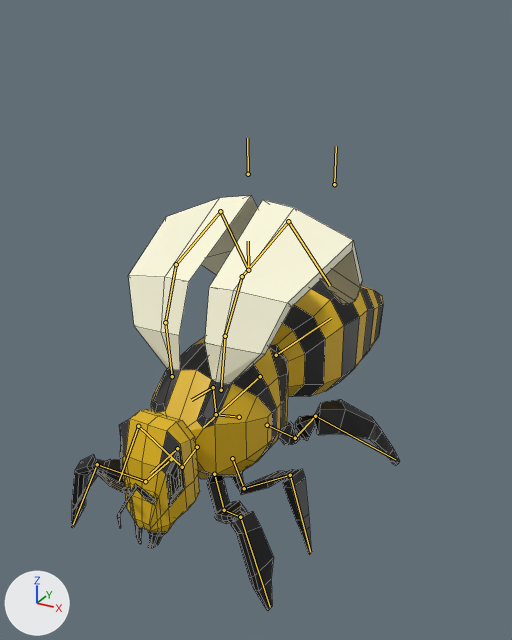
The Blender file assets/workerBee.blend, before and after one commit.
One viewpoint serves both versions: a 50 mm lens placed at (3.86, -6.19, 5.66), pointed at (-0.01, 0.84, 2.14). Arrows for +X, +Y and +Z are at lower left; the lights stay in place. The bones that bend it are drawn over the model as lines. Mesh edges are drawn as thin lines.

Names of what the first picture shows: 'HoneyBee'.
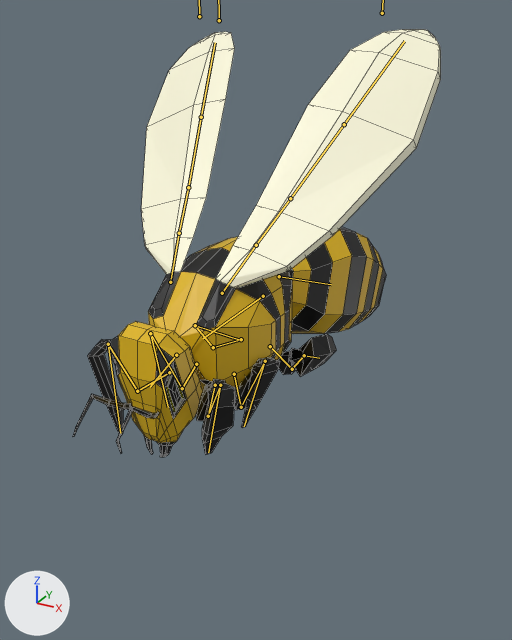
The newer file adds an action. The first version stands in its rest pose; the second is drawn at frame 1 of the action 'Fly-loop'.

What changed in the scene script:
```text
Change bone_root:
    where bone_root = bpy.data.objects['Armature'].pose.bones['Root']
    bone_root.location: (0.0, 0.0, 0.0) -> (0.0, -0.077, 1.095)
Change bone_thorax:
    where bone_thorax = bpy.data.objects['Armature'].pose.bones['Thorax']  # child of 'Root'
    bone_thorax.rotation_quaternion: (1.0, 0.0, 0.0, 0.0) -> (0.99, 0.143, 0.0, 0.0)  # degrees (0, 0, 0) -> degrees (16, 0, 0)
Change bone_head:
    where bone_head = bpy.data.objects['Armature'].pose.bones['Head']  # child of 'Root'
    bone_head.rotation_quaternion: (1.0, 0.0, 0.0, 0.0) -> (0.991, -0.131, 0.0, 0.0)  # degrees (0, 0, 0) -> degrees (-15, 0, 0)
Change bone_ikpole_l_001:
    where bone_ikpole_l_001 = bpy.data.objects['Armature'].pose.bones['IKPole.L.001']
    bone_ikpole_l_001.location: (0.0, 0.0, 0.0) -> (0.0, 0.147, 0.229)
Change bone_iktarget_l_001:
    where bone_iktarget_l_001 = bpy.data.objects['Armature'].pose.bones['IKTarget.L.001']
    bone_iktarget_l_001.location: (0.0, 0.0, 0.0) -> (-0.909, 1.397, -0.334)
Change bone_ikpole_l_002:
    where bone_ikpole_l_002 = bpy.data.objects['Armature'].pose.bones['IKPole.L.002']
    bone_ikpole_l_002.location: (0.0, 0.0, 0.0) -> (0.0, 0.009, 0.201)
Change bone_iktarget_l_002:
    where bone_iktarget_l_002 = bpy.data.objects['Armature'].pose.bones['IKTarget.L.002']
    bone_iktarget_l_002.location: (0.0, 0.0, 0.0) -> (-0.909, 1.327, -0.095)
Change bone_ikpole_l_003:
    where bone_ikpole_l_003 = bpy.data.objects['Armature'].pose.bones['IKPole.L.003']
    bone_ikpole_l_003.location: (0.0, 0.0, 0.0) -> (0.0, 0.107, -0.185)
Change bone_iktarget_l_003:
    where bone_iktarget_l_003 = bpy.data.objects['Armature'].pose.bones['IKTarget.L.003']
    bone_iktarget_l_003.location: (0.0, 0.0, 0.0) -> (-1.196, 1.214, -0.062)
Change bone_ikpole_r_001:
    where bone_ikpole_r_001 = bpy.data.objects['Armature'].pose.bones['IKPole.R.001']
    bone_ikpole_r_001.location: (0.0, 0.0, 0.0) -> (0.0, 0.242, 0.117)
Change bone_iktarget_r_001:
    where bone_iktarget_r_001 = bpy.data.objects['Armature'].pose.bones['IKTarget.R.001']
    bone_iktarget_r_001.location: (0.0, 0.0, 0.0) -> (0.728, 1.419, -0.156)
Change bone_iktarget_r_002:
    where bone_iktarget_r_002 = bpy.data.objects['Armature'].pose.bones['IKTarget.R.002']
    bone_iktarget_r_002.location: (0.0, 0.0, 0.0) -> (0.744, 1.241, -0.151)
Change bone_ikpole_r_003:
    where bone_ikpole_r_003 = bpy.data.objects['Armature'].pose.bones['IKPole.R.003']
    bone_ikpole_r_003.location: (0.0, 0.0, 0.0) -> (0.0, 0.131, -0.092)
Change bone_iktarget_r_003:
    where bone_iktarget_r_003 = bpy.data.objects['Armature'].pose.bones['IKTarget.R.003']
    bone_iktarget_r_003.location: (0.0, 0.0, 0.0) -> (0.877, 1.2, -0.06)
Change bone_ikpole_l_004:
    where bone_ikpole_l_004 = bpy.data.objects['Armature'].pose.bones['IKPole.L.004']
    bone_ikpole_l_004.location: (0.0, 0.0, 0.0) -> (0.295, 1.896, 0.354)
Change bone_iktarget_l_004:
    where bone_iktarget_l_004 = bpy.data.objects['Armature'].pose.bones['IKTarget.L.004']
    bone_iktarget_l_004.location: (0.0, 0.0, 0.0) -> (1.057, 3.14, -0.046)
Change bone_ikpole_r_004:
    where bone_ikpole_r_004 = bpy.data.objects['Armature'].pose.bones['IKPole.R.004']
    bone_ikpole_r_004.location: (0.0, 0.0, 0.0) -> (-0.425, 1.849, 0.511)
Change bone_iktarget_r_004:
    where bone_iktarget_r_004 = bpy.data.objects['Armature'].pose.bones['IKTarget.R.004']
    bone_iktarget_r_004.location: (0.0, 0.0, 0.0) -> (-1.222, 3.09, 0.157)
```

Where the change shows, as pixel boxes (x1, y1, x2, y2) in the pictures (512 x 640 px):
'HoneyBee', posed (12% wider)
    before: (71, 196, 400, 611)
    after: (73, 29, 441, 457)
bone 'Root', root to tip
    before: (260, 376) to (203, 427)
    after: (263, 296) to (203, 338)
bone 'Thorax', root to tip
    before: (276, 355) to (331, 318)
    after: (279, 276) to (331, 284)
bone 'Head', root to tip
    before: (177, 448) to (150, 473)
    after: (176, 355) to (150, 387)
